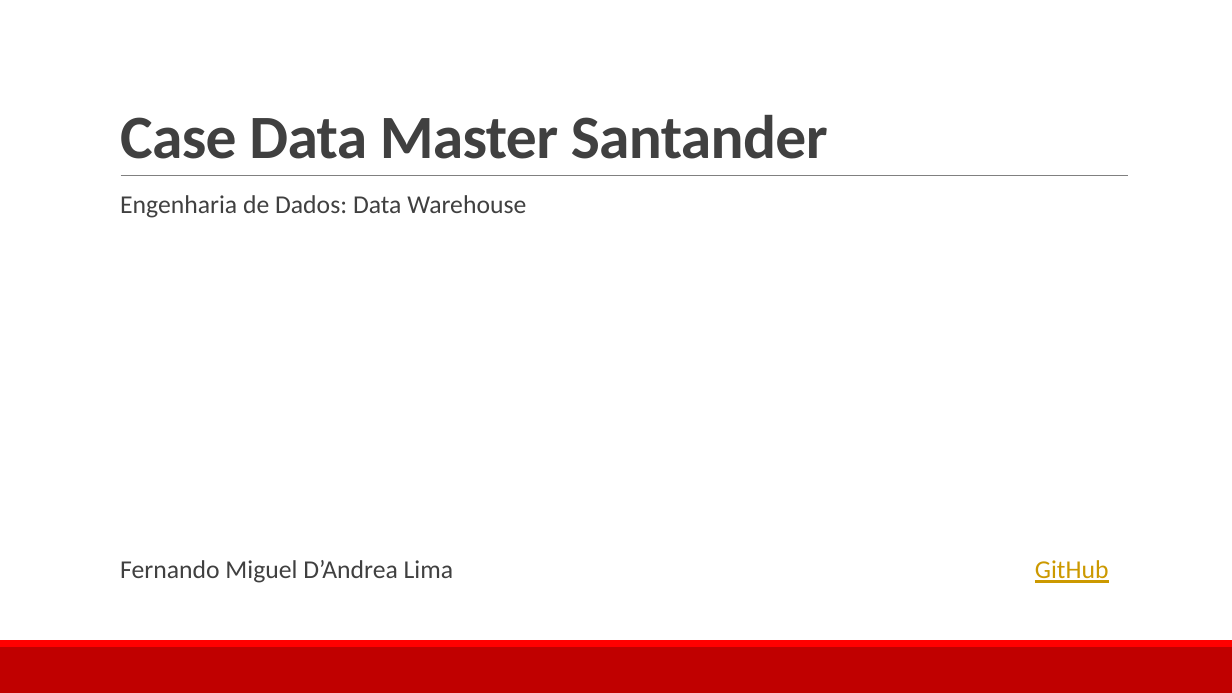
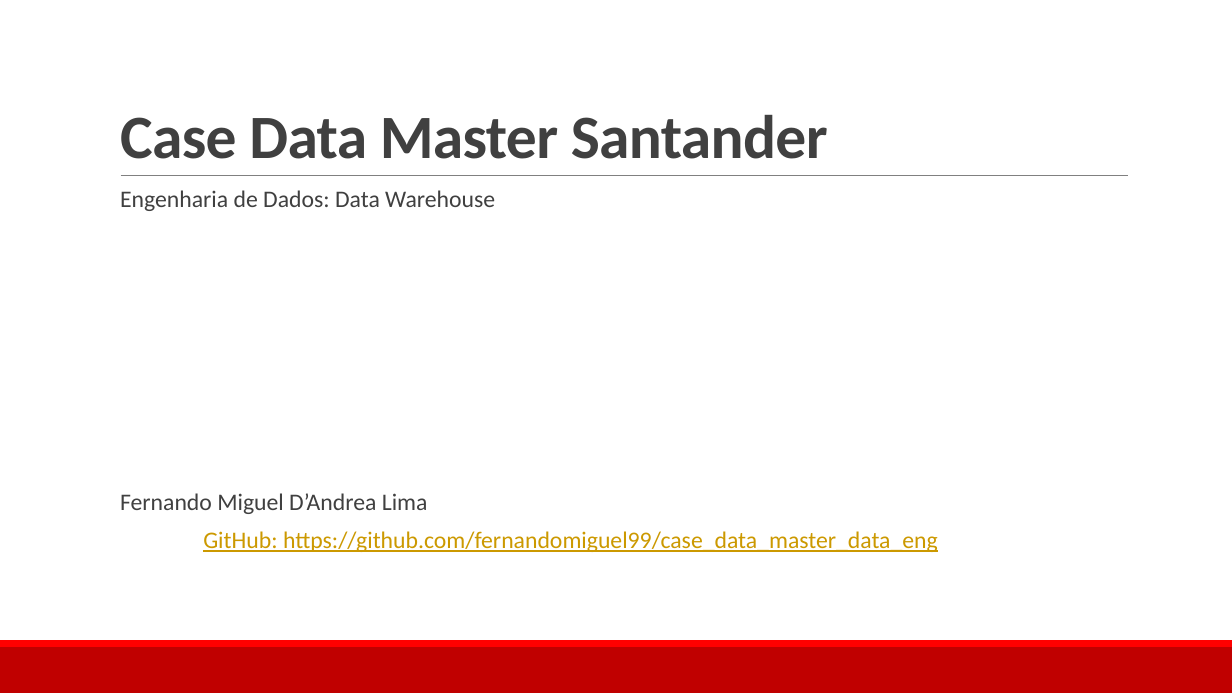
Before and after one commit to fernandomiguel99/case_data_master_data_eng, a slide deck: slide 1 of DATA_MASTER_ENG_DADOS.pptx. Drawn at 1232x693 pixels with LibreOffice and Linux fonts; fonts in the diff are those of the drawing. Boxes give left, top, right and bottom in pixels: in the first picture for what was removed or moved away, otherwise in the second. Text is boxed around its words. In the diff, an @@ line names an element or a change of style, - is before the commit and + after.

Commit message:
update pdf & ppt

```diff
--- a/DATA_MASTER_ENG_DADOS.pptx
+++ b/DATA_MASTER_ENG_DADOS.pptx
@@ text at <box>120,190,495,211</box>: size 20 to 18.5 pt in "Engenharia de Dados: Data Warehouse"; line spacing 0.9 to 0.7 @@
@@ text at <box>120,493,938,552</box>: text changed; size 20 to 18.5 pt; text colour #404040 to #CC9900 @@
-  Fernando Miguel D’Andrea Lima GitHub
+  Fernando Miguel D’Andrea Lima
+  GitHub: https://github.com/fernandomiguel99/case_data_master_data_eng
```
Also in this commit, not shown: 1 other slide changed, 3 other files.
